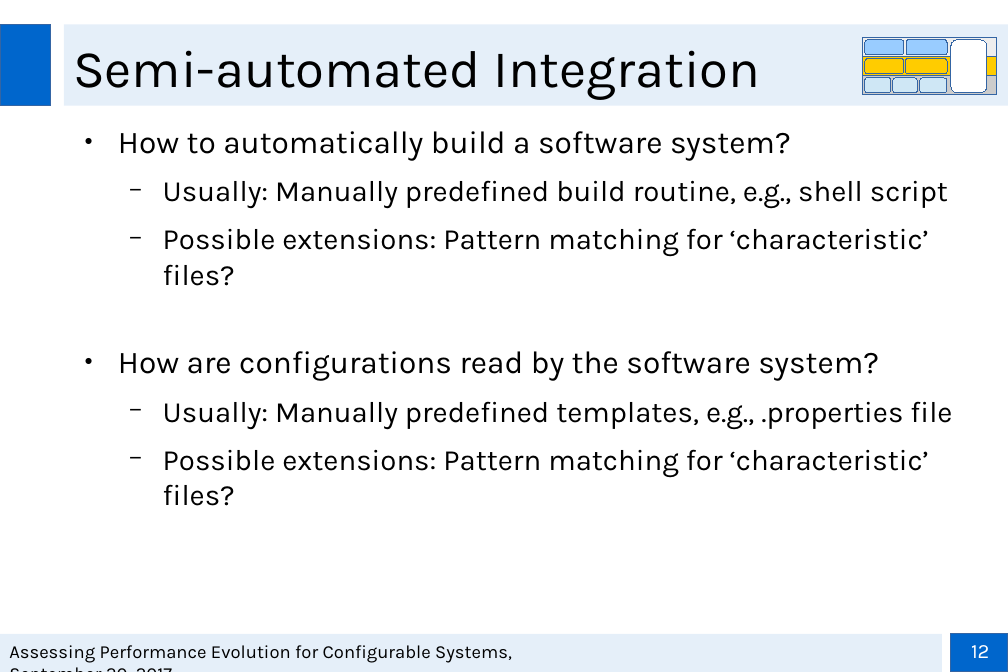
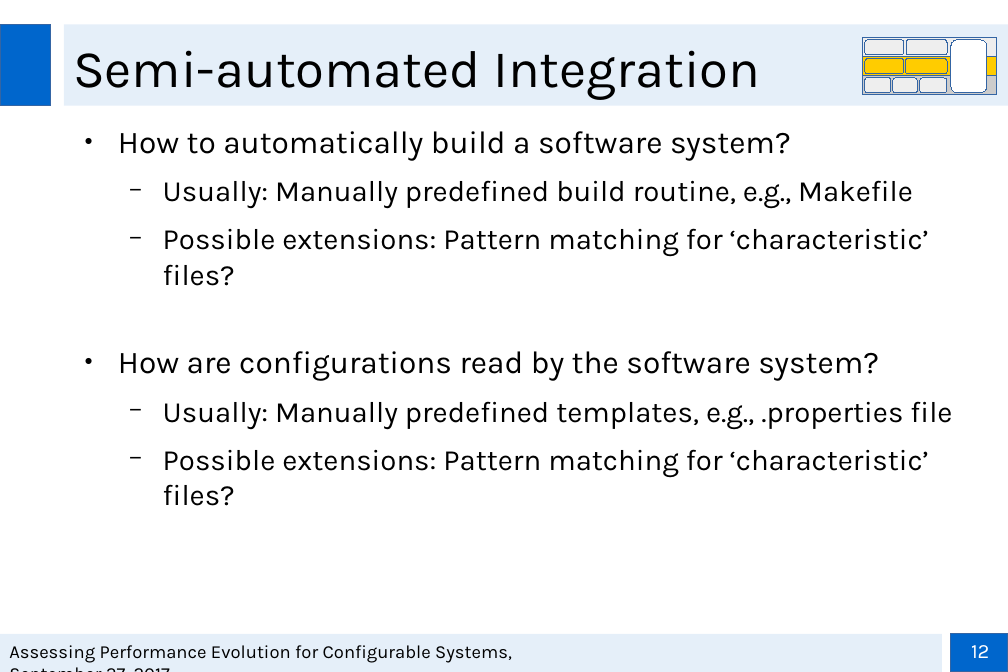
Before and after one commit to smba/msthesis, a slide deck: slide 12 of Presentations/Zwischenpräsentation_MA.odp. Drawn at 1008x672 pixels with LibreOffice and Linux fonts; fonts in the diff are those of the drawing; background and template pictures are left out. Boxes give left, top, right and bottom in pixels: in the first picture for what was removed or moved away, otherwise in the second. Text is boxed around its words. In the diff, an @@ line names an element or a change of style, - is before the commit and + after.

```diff
--- a/Presentations/Zwischenpräsentation_MA.odp
+++ b/Presentations/Zwischenpräsentation_MA.odp
@@ rounded rectangle at <box>865,40,904,55</box>: fill #99CCFF to #EEEEEE @@
@@ rounded rectangle at <box>907,40,947,55</box>: fill #99CCFF to #EEEEEE @@
@@ fill #CFE7F5 to #EEEEEE in 3 elements at <box>865,78,890,93</box>, <box>893,78,918,93</box>, <box>920,78,946,93</box> @@
@@ text at <box>163,180,913,209</box>: text changed @@
-  − Usually: Manually predefined build routine, e.g., shell script
+  − Usually: Manually predefined build routine, e.g., Makefile
```
Also in this commit, not shown: 15 other slides changed, 1 slide added, 1 other file.
